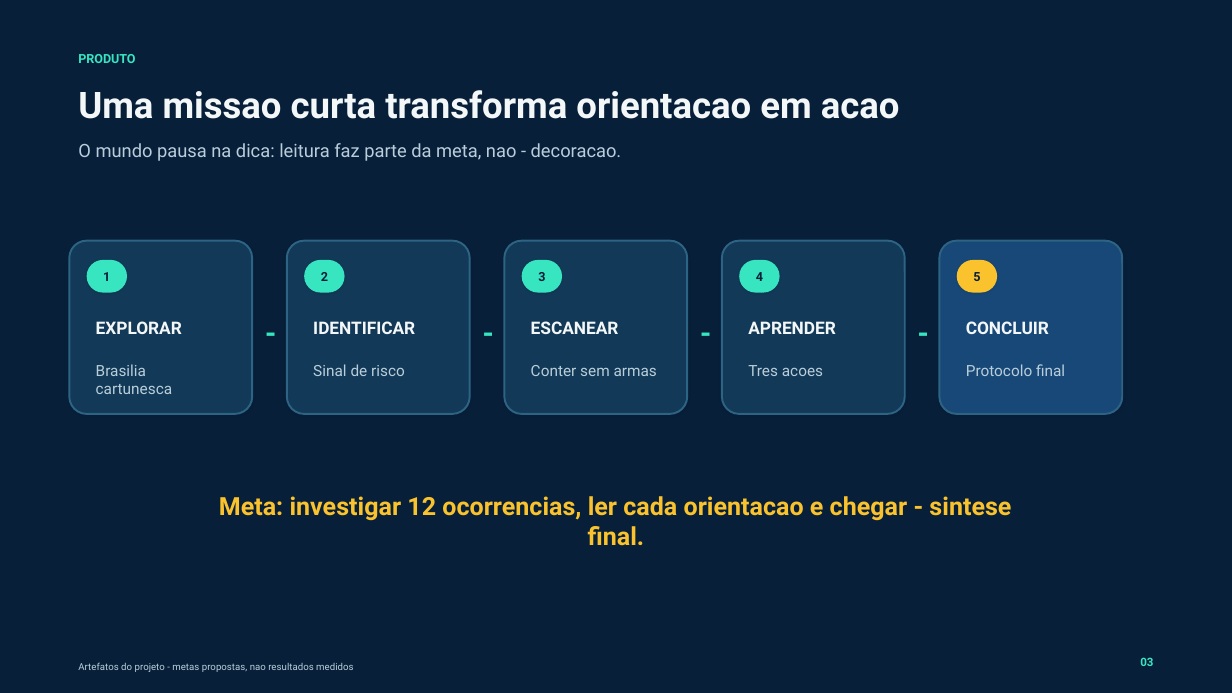
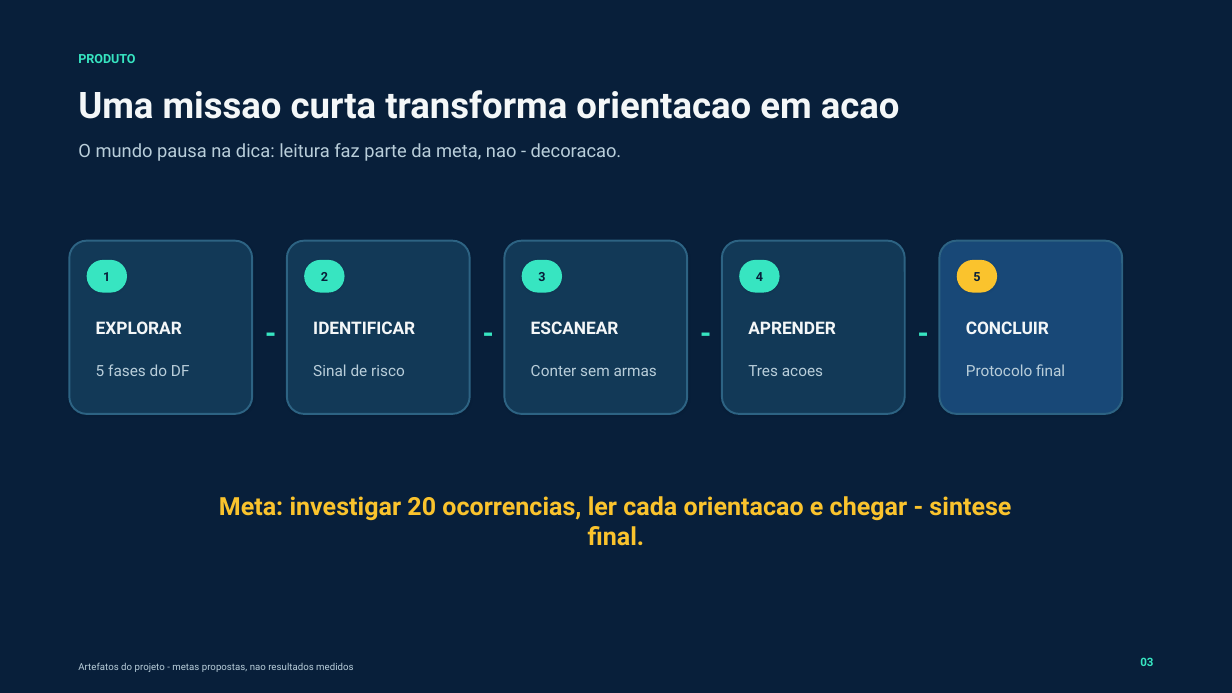
Before and after one commit to Felipe-tech30/missao-cibersegura-df, a slide deck: slide 3 of presentation/pcdf-missao-cibersegura-banca.pptx. Drawn at 1232x693 pixels with LibreOffice and Linux fonts; fonts in the diff are those of the drawing. Boxes give left, top, right and bottom in pixels: in the first picture for what was removed or moved away, otherwise in the second. Text is boxed around its words. In the diff, an @@ line names an element or a change of style, - is before the commit and + after.

```diff
--- a/presentation/pcdf-missao-cibersegura-banca.pptx
+++ b/presentation/pcdf-missao-cibersegura-banca.pptx
@@ text at <box>96,364,190,376</box>: text changed @@
-Brasilia cartunesca
+5 fases do DF
@@ text at <box>219,496,1011,546</box>: text changed @@
-Meta: investigar 12 ocorrencias, ler cada orientacao e chegar - sintese final.
+Meta: investigar 20 ocorrencias, ler cada orientacao e chegar - sintese final.
```
Also in this commit, not shown: 5 other slides changed, 16 other files.
